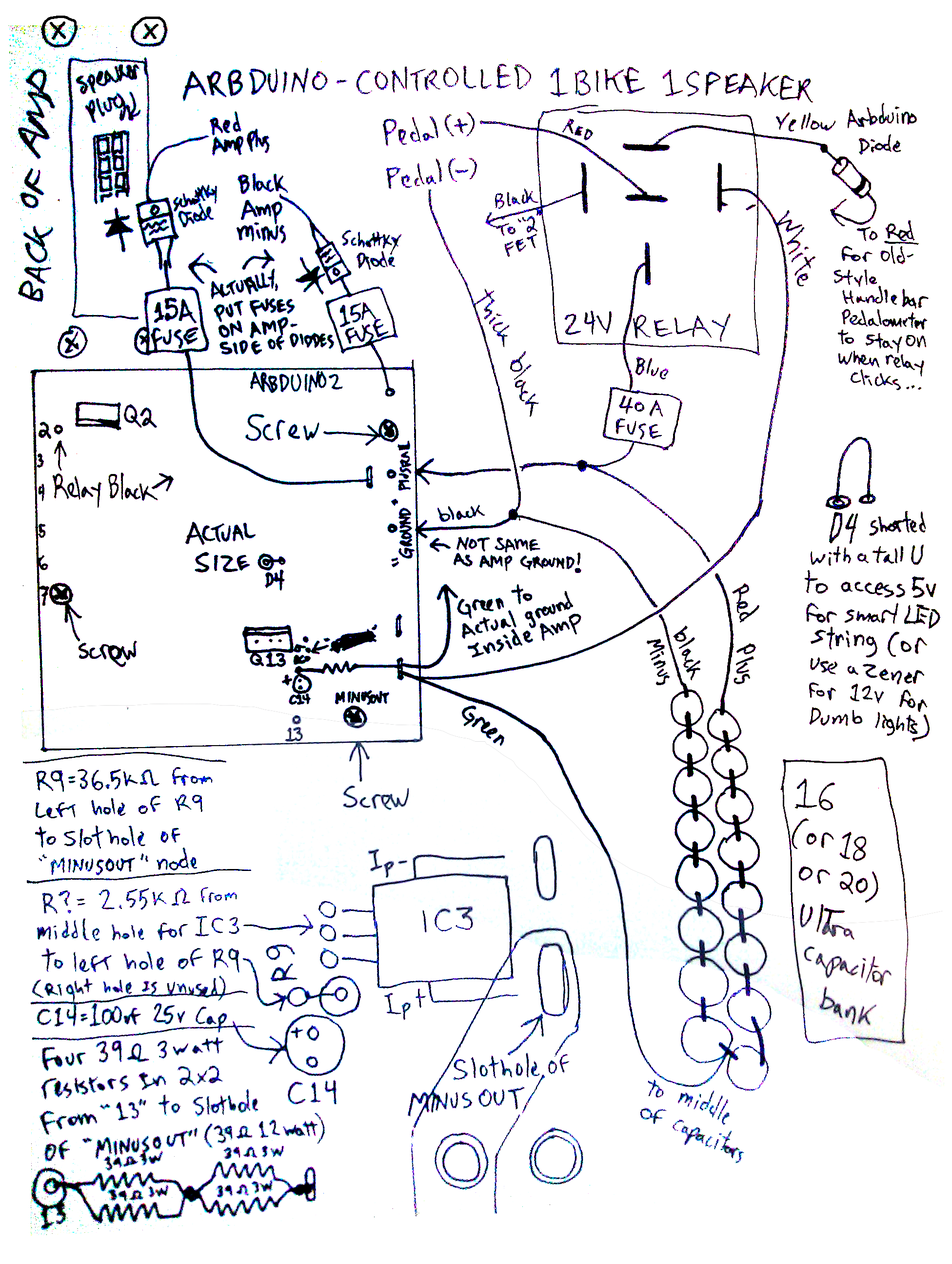
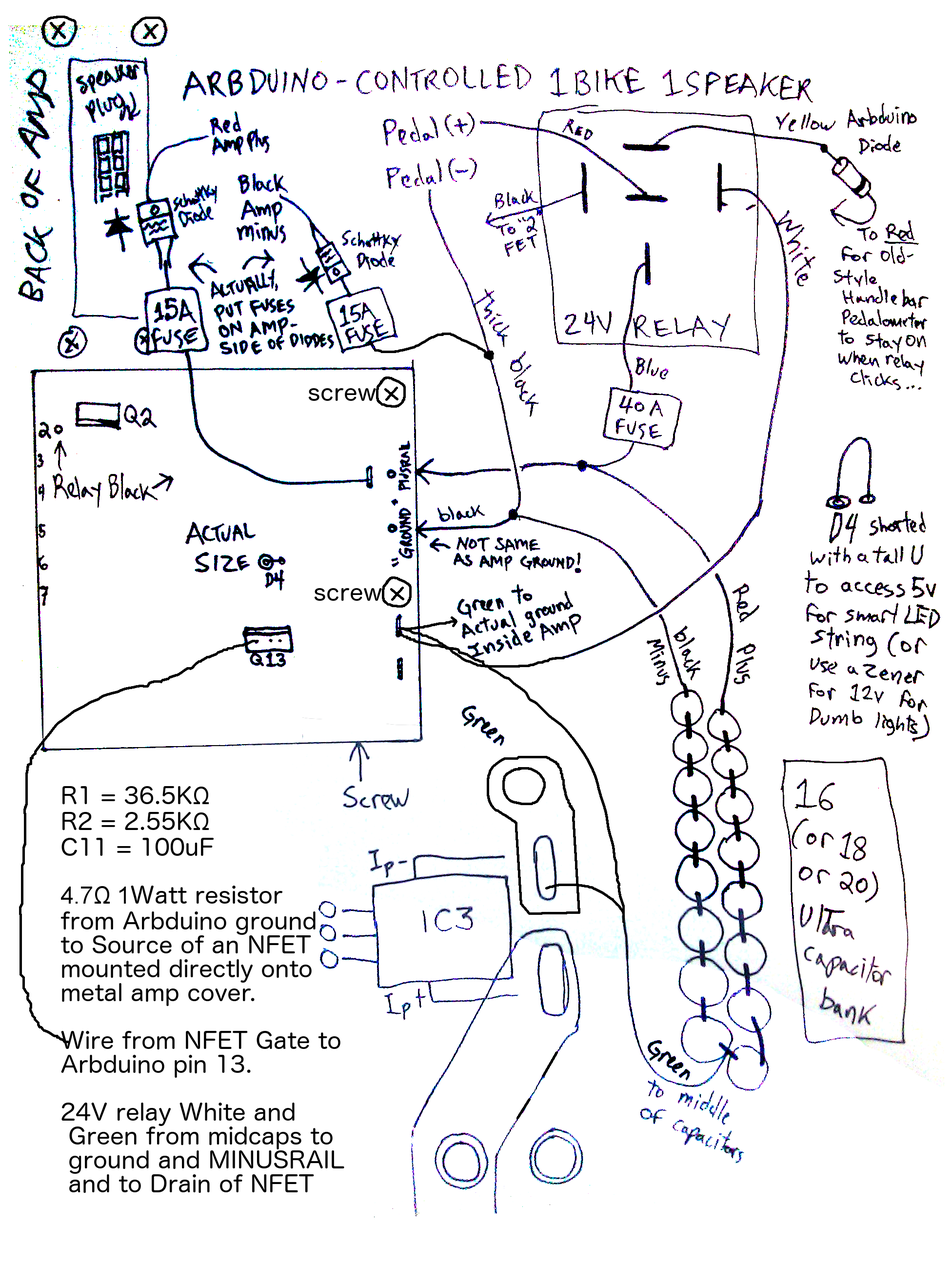
Two versions of the same layered image (952x1264). Layer-by-layer changes:
added layer "R1 = 36.5KΩ ..." above "screw" over [60,786,345,1194]
added layer "screw" above "Layer" over [314,588,382,601]
added layer "Layer" above "arbduinodividaschematic.jpg" over [19,332,695,1237]
painted on "arbduinodividaschematic.jpg" over [22,727,944,1139]
